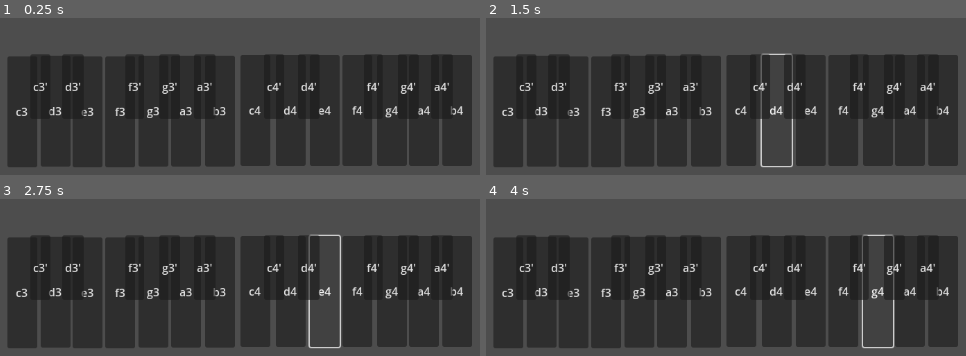
Above: before the commit, frames 1-4 (two rows, left to right).
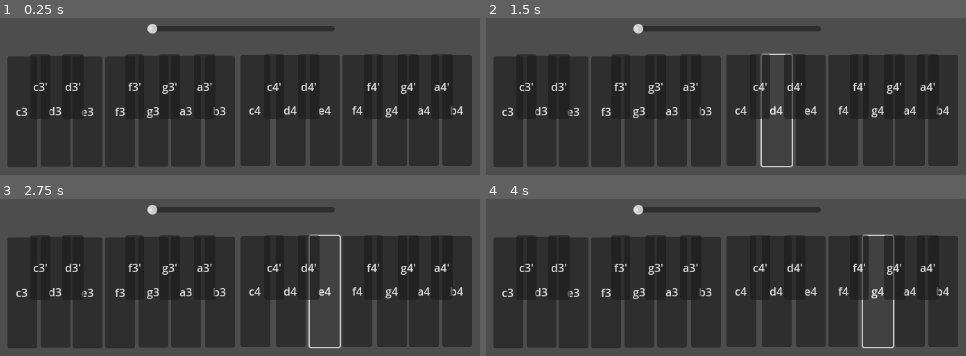
Above: after the commit, the same moments.

Repository: AsaM1taka/Music-Assignment
Game: Godot game, scene res://audio_demo.tscn
The game is run twice, just before and just after one commit, with the same random seed, the same clock (stepped at 60 frames per second) and the same inputs.
Inputs:
- Up to frame 1 (0.25 s): no input
- Up to frame 2 (1.5 s): click "c4" at 0.5 s; click "d4" at 1.25 s
- Up to frame 3 (2.75 s): click "e4" at 2 s
- Up to frame 4 (4 s): click "f4" at 2.75 s; click "g4" at 3.5 s

The runs differ from the first frame. In frame 1, 1.3% of the frame differs, in the area x 30-70%, y 3-11%; in frame 2, 1.3%; in frame 3, 1.3%; in frame 4, 1.3%.

Commit message:
slider not working

Diff:
--- a/music-assignment/audio_demo.gd
+++ b/music-assignment/audio_demo.gd
@@ -34,7 +34,6 @@
 func _on_f_4_pressed() -> void:
 	$"f4/f4 sound".play()
 	pass # Replace with function body.
-
 
 
 func _on_g_4_pressed() -> void:
@@ -138,3 +137,13 @@
 func _on_d_33_pressed() -> void:
 	$"d3#3/d3# sound".play()
 	pass # Replace with function body.
+
+
+
+
+func _on_h_slider_value_changed(value: float) -> void:
+	var effect = AudioServer.get_bus_effect(0,1)
+
+	#if !toggled_on:
+		#effect.eff = 0
+	pass # Replace with function body.
--- a/music-assignment/audio_demo.tscn
+++ b/music-assignment/audio_demo.tscn
@@ -293,6 +293,12 @@
 position = Vector2(-310, -191)
 stream = ExtResource("24_x0adn")
 
+[node name="HSlider" type="HSlider" parent="."]
+offset_left = 242.0
+offset_top = 146.0
+offset_right = 513.0
+offset_bottom = 162.0
+
 [connection signal="pressed" from="c4" to="." method="_on_c_4_pressed"]
 [connection signal="pressed" from="d4" to="." method="_on_d_4_pressed"]
 [connection signal="pressed" from="e4" to="." method="_on_e_4_pressed"]
@@ -317,3 +323,4 @@
 [connection signal="pressed" from="f3#3" to="." method="_on_f_33_pressed"]
 [connection signal="pressed" from="g3#3" to="." method="_on_g_33_pressed"]
 [connection signal="pressed" from="a3#3" to="." method="_on_a_33_pressed"]
+[connection signal="value_changed" from="HSlider" to="." method="_on_h_slider_value_changed"]
--- /dev/null
+++ b/music-assignment/default_bus_layout.tres
@@ -0,0 +1,8 @@
+[gd_resource type="AudioBusLayout" load_steps=2 format=3 uid="uid://durjfvt3cafcd"]
+
+[sub_resource type="AudioEffectPitchShift" id="AudioEffectPitchShift_vjxxo"]
+resource_name = "PitchShift"
+
+[resource]
+bus/0/effect/0/effect = SubResource("AudioEffectPitchShift_vjxxo")
+bus/0/effect/0/enabled = true
